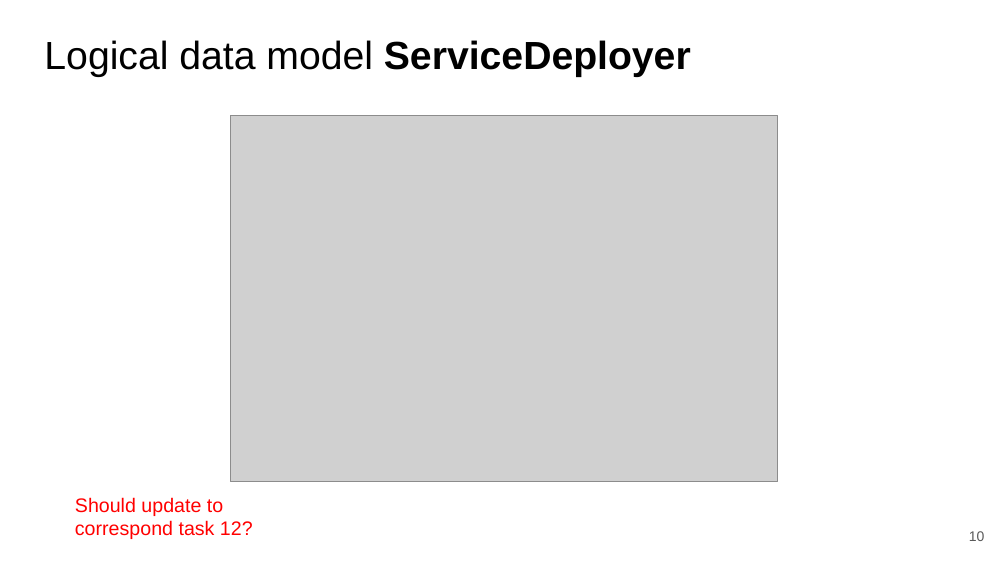
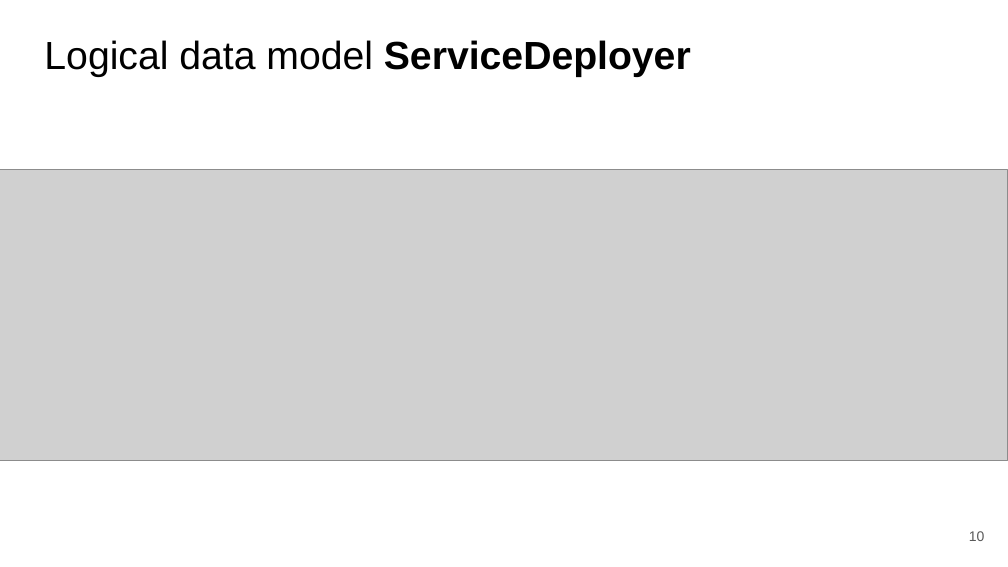
Before and after one commit to fanglores/Advanced-Software-Design, a slide deck: slide 10 of PracticeTasks/Module2/FinalTask_2/FinalTask_2.pptx. Drawn at 1008x567 pixels with LibreOffice and Linux fonts; fonts in the diff are those of the drawing; grey boxes stand for pictures. Boxes give left, top, right and bottom in pixels: in the first picture for what was removed or moved away, otherwise in the second. Text is boxed around its words. In the diff, an @@ line names an element or a change of style, - is before the commit and + after.

```diff
--- a/PracticeTasks/Module2/FinalTask_2/FinalTask_2.pptx
+++ b/PracticeTasks/Module2/FinalTask_2/FinalTask_2.pptx
@@ picture removed at (231,116,778,483) @@
@@ picture added at (0,170,1008,461) @@
@@ text removed at (75,497,253,539) @@
-Should update to correspond task 12?
```
Also in this commit, not shown: 1 other slide changed, 3 other files.
